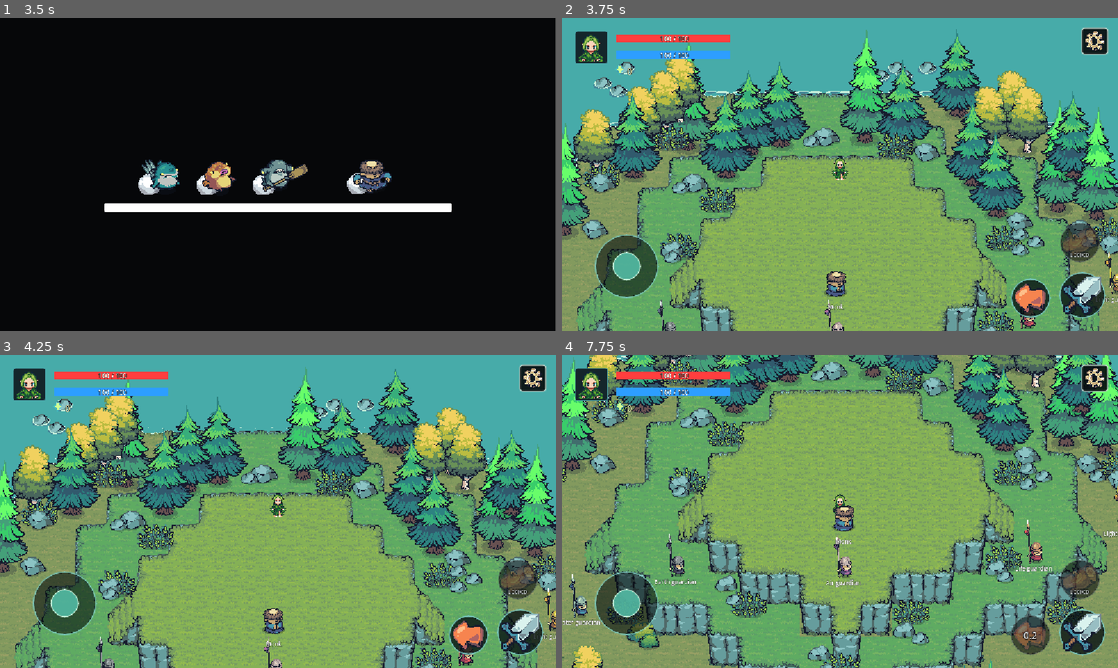
Above: before the commit, frames 1-4 (two rows, left to right).
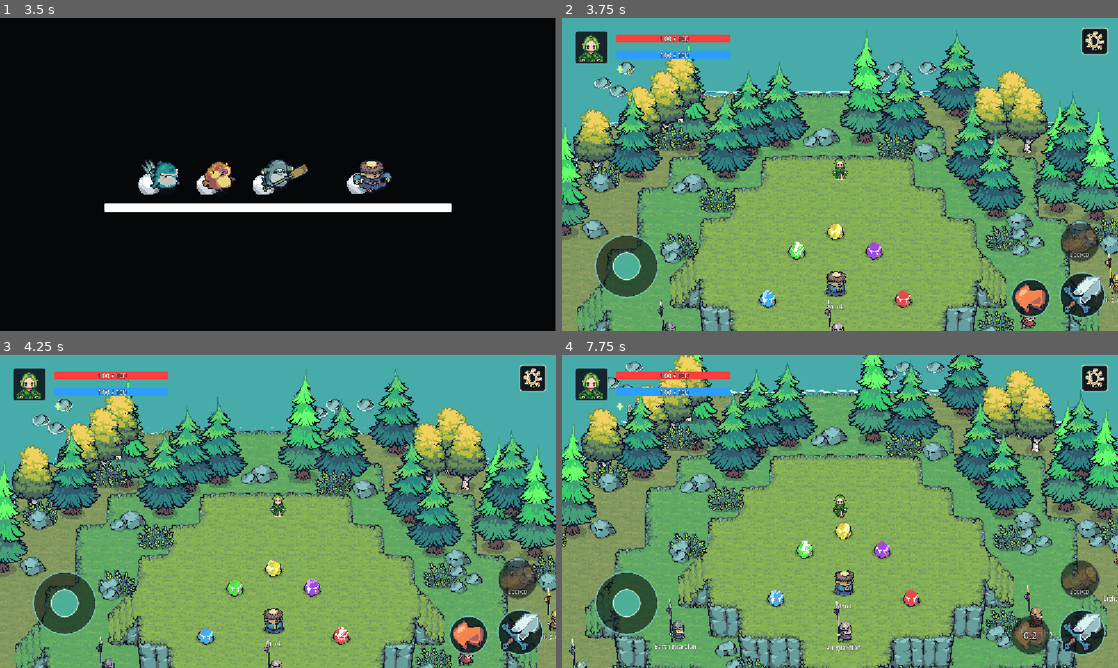
Above: after the commit, the same moments.

Repository: triqanforwork-collab/2DGameProject
Game: Godot game, scene res://scenes/ui/LoadingScreen.tscn
Same seed, same stepped clock (60 frames per second), same inputs: the game is played once before the commit and once after it.
Inputs (mouse positions are in pixels of both pictures, inside the frame that each line leads up to):
- Up to frame 1 (3.5 s): move the mouse to (400, 158) at 0.52 s; hold D (move_right) 0.53-1.25 s; tap Space (attack) at 0.6 s; click (400, 158) at 0.67 s; click (200, 102) at 1.25 s; click (200, 102) at 2 s; click (233, 193) at 2.75 s
- Up to frame 2 (3.75 s): drag from (728, 190) to (812, 237) at 3.52 s
- Up to frame 3 (4.25 s): no input
- Up to frame 4 (7.75 s): move the mouse to (895, 442) at 4.27 s; hold D (move_right) 4.28-5 s; tap H (heal) at 4.35 s; drag from (812, 574) to (956, 661) at 5.02 s; move the mouse to (1006, 558) at 5.77 s; hold A (move_left) 5.78-6.5 s; hold R (return_to_main) 5.78-6.5 s; drag from (673, 464) to (1034, 661) at 6.52 s; move the mouse to (867, 511) at 7.27 s; hold S (move_down) from 7.28 s (still down); tap Shift (dash) at 7.35 s; click (867, 511) at 7.42 s

Frame 1 is identical in both runs. In frame 2, 0.7% of the frame differs, in the area x 35-64%, y 65-93%; in frame 3, 0.7%; in frame 4, 71%, in the area x 0-100%, y 0-100%.

Commit message:
Add animated energy stones and progression design

Diff:
--- /dev/null
+++ b/resources/shaders/energy_stone_recolor.gdshader
@@ -0,0 +1,30 @@
+shader_type canvas_item;
+
+uniform float target_hue : hint_range(0.0, 1.0) = 0.16;
+
+vec3 rgb_to_hsv(vec3 color) {
+	vec4 k = vec4(0.0, -1.0 / 3.0, 2.0 / 3.0, -1.0);
+	vec4 p = mix(vec4(color.bg, k.wz), vec4(color.gb, k.xy), step(color.b, color.g));
+	vec4 q = mix(vec4(p.xyw, color.r), vec4(color.r, p.yzx), step(p.x, color.r));
+	float delta = q.x - min(q.w, q.y);
+	float epsilon = 1.0e-10;
+	return vec3(abs(q.z + (q.w - q.y) / (6.0 * delta + epsilon)), delta / (q.x + epsilon), q.x);
+}
+
+vec3 hsv_to_rgb(vec3 color) {
+	vec3 p = abs(fract(color.xxx + vec3(0.0, 2.0 / 3.0, 1.0 / 3.0)) * 6.0 - 3.0);
+	return color.z * mix(vec3(1.0), clamp(p - 1.0, 0.0, 1.0), color.y);
+}
+
+void fragment() {
+	vec4 source = texture(TEXTURE, UV);
+	vec3 hsv = rgb_to_hsv(source.rgb);
+	bool is_crystal = hsv.x >= 0.08 && hsv.x <= 0.22 && hsv.y >= 0.25 && hsv.z >= 0.25;
+
+	if (is_crystal) {
+		hsv.x = target_hue;
+		source.rgb = hsv_to_rgb(hsv);
+	}
+
+	COLOR = source;
+}
--- a/scenes/maps/main.tscn
+++ b/scenes/maps/main.tscn
@@ -21,6 +21,8 @@
 [ext_resource type="PackedScene" uid="uid://ybgb23q3rkf" path="res://scenes/npc/YellowLancer.tscn" id="19_yellow"]
 [ext_resource type="PackedScene" path="res://scenes/ui/ConfirmationDialog.tscn" id="20_dialog"]
 [ext_resource type="AudioStream" uid="uid://fnteqekbug7" path="res://assets/audio/music/bgm_main_area.mp3" id="21_bgm"]
+[ext_resource type="Texture2D" path="res://assets/environment/energy_stones/energy_stone_highlight.png" id="22_energy_stone"]
+[ext_resource type="Shader" path="res://resources/shaders/energy_stone_recolor.gdshader" id="23_energy_stone_shader"]
 
 [sub_resource type="TileSetAtlasSource" id="TileSetAtlasSource_jmgym"]
 texture = ExtResource("2_drsin")
@@ -178,6 +180,79 @@
 sources/9 = SubResource("TileSetAtlasSource_r2m11")
 sources/10 = SubResource("TileSetAtlasSource_og0nh")
 
+[sub_resource type="ShaderMaterial" id="ShaderMaterial_water_stone"]
+shader = ExtResource("23_energy_stone_shader")
+shader_parameter/target_hue = 0.56
+
+[sub_resource type="ShaderMaterial" id="ShaderMaterial_earth_stone"]
+shader = ExtResource("23_energy_stone_shader")
+shader_parameter/target_hue = 0.32
+
+[sub_resource type="ShaderMaterial" id="ShaderMaterial_light_stone"]
+shader = ExtResource("23_energy_stone_shader")
+shader_parameter/target_hue = 0.16
+
+[sub_resource type="ShaderMaterial" id="ShaderMaterial_air_stone"]
+shader = ExtResource("23_energy_stone_shader")
+shader_parameter/target_hue = 0.76
+
+[sub_resource type="ShaderMaterial" id="ShaderMaterial_life_stone"]
+shader = ExtResource("23_energy_stone_shader")
+shader_parameter/target_hue = 0.0
+
+[sub_resource type="AtlasTexture" id="AtlasTexture_energy_stone_0"]
+atlas = ExtResource("22_energy_stone")
+region = Rect2(0, 0, 128, 128)
+
+[sub_resource type="AtlasTexture" id="AtlasTexture_energy_stone_1"]
+atlas = ExtResource("22_energy_stone")
+region = Rect2(128, 0, 128, 128)
+
+[sub_resource type="AtlasTexture" id="AtlasTexture_energy_stone_2"]
+atlas = ExtResource("22_energy_stone")
+region = Rect2(256, 0, 128, 128)
+
+[sub_resource type="AtlasTexture" id="AtlasTexture_energy_stone_3"]
+atlas = ExtResource("22_energy_stone")
+region = Rect2(384, 0, 128, 128)
+
+[sub_resource type="AtlasTexture" id="AtlasTexture_energy_stone_4"]
+atlas = ExtResource("22_energy_stone")
+region = Rect2(512, 0, 128, 128)
+
+[sub_resource type="AtlasTexture" id="AtlasTexture_energy_stone_5"]
+atlas = ExtResource("22_energy_stone")
+region = Rect2(640, 0, 128, 128)
+
+[sub_resource type="SpriteFrames" id="SpriteFrames_energy_stone"]
+animations = [{
+"frames": [{
+"duration": 1.0,
+"texture": SubResource("AtlasTexture_energy_stone_0")
+}, {
+"duration": 1.0,
+"texture": SubResource("AtlasTexture_energy_stone_1")
+}, {
+"duration": 1.0,
+"texture": SubResource("AtlasTexture_energy_stone_2")
+}, {
+"duration": 1.0,
+"texture": SubResource("AtlasTexture_energy_stone_3")
+}, {
+"duration": 1.0,
+"texture": SubResource("AtlasTexture_energy_stone_4")
+}, {
+"duration": 1.0,
+"texture": SubResource("AtlasTexture_energy_stone_5")
+}],
+"loop": true,
+"name": &"sparkle",
+"speed": 6.0
+}]
+
+[sub_resource type="CircleShape2D" id="CircleShape2D_energy_stone"]
+radius = 20.0
+
 [node name="Main" type="Node2D" unique_id=1065976659]
 metadata/_edit_horizontal_guides_ = [-322.0]
 
@@ -247,6 +322,90 @@
 [node name="Monk" parent="TileMap/NPCs" unique_id=21564800 instance=ExtResource("14_monk")]
 position = Vector2(603, 493)
 
+[node name="WaterStone" type="StaticBody2D" parent="TileMap/NPCs" groups=["energy_stone"]]
+position = Vector2(463, 493)
+metadata/region = "water"
+
+[node name="AnimatedSprite2D" type="AnimatedSprite2D" parent="TileMap/NPCs/WaterStone"]
+texture_filter = 1
+material = SubResource("ShaderMaterial_water_stone")
+scale = Vector2(0.75, 0.75)
+sprite_frames = SubResource("SpriteFrames_energy_stone")
+animation = &"sparkle"
+autoplay = "sparkle"
+
+[node name="CollisionShape2D" type="CollisionShape2D" parent="TileMap/NPCs/WaterStone"]
+position = Vector2(0, 6)
+shape = SubResource("CircleShape2D_energy_stone")
+
+[node name="EarthStone" type="StaticBody2D" parent="TileMap/NPCs" groups=["energy_stone"]]
+position = Vector2(523, 393)
+metadata/region = "earth"
+
+[node name="AnimatedSprite2D" type="AnimatedSprite2D" parent="TileMap/NPCs/EarthStone"]
+texture_filter = 1
+material = SubResource("ShaderMaterial_earth_stone")
+scale = Vector2(0.75, 0.75)
+sprite_frames = SubResource("SpriteFrames_energy_stone")
+animation = &"sparkle"
+autoplay = "sparkle"
+frame = 1
+
+[node name="CollisionShape2D" type="CollisionShape2D" parent="TileMap/NPCs/EarthStone"]
+position = Vector2(0, 6)
+shape = SubResource("CircleShape2D_energy_stone")
+
+[node name="LightStone" type="StaticBody2D" parent="TileMap/NPCs" groups=["energy_stone"]]
+position = Vector2(603, 353)
+metadata/region = "light"
+
+[node name="AnimatedSprite2D" type="AnimatedSprite2D" parent="TileMap/NPCs/LightStone"]
+texture_filter = 1
+material = SubResource("ShaderMaterial_light_stone")
+scale = Vector2(0.75, 0.75)
+sprite_frames = SubResource("SpriteFrames_energy_stone")
+animation = &"sparkle"
+autoplay = "sparkle"
+frame = 2
+
+[node name="CollisionShape2D" type="CollisionShape2D" parent="TileMap/NPCs/LightStone"]
+position = Vector2(0, 6)
+shape = SubResource("CircleShape2D_energy_stone")
+
+[node name="AirStone" type="StaticBody2D" parent="TileMap/NPCs" groups=["energy_stone"]]
+position = Vector2(683, 393)
+metadata/region = "air"
+
+[node name="AnimatedSprite2D" type="AnimatedSprite2D" parent="TileMap/NPCs/AirStone"]
+texture_filter = 1
+material = SubResource("ShaderMaterial_air_stone")
+scale = Vector2(0.75, 0.75)
+sprite_frames = SubResource("SpriteFrames_energy_stone")
+animation = &"sparkle"
+autoplay = "sparkle"
+frame = 3
+
+[node name="CollisionShape2D" type="CollisionShape2D" parent="TileMap/NPCs/AirStone"]
+position = Vector2(0, 6)
+shape = SubResource("CircleShape2D_energy_stone")
+
+[node name="LifeStone" type="StaticBody2D" parent="TileMap/NPCs" groups=["energy_stone"]]
+position = Vector2(743, 493)
+metadata/region = "life"
+
+[node name="AnimatedSprite2D" type="AnimatedSprite2D" parent="TileMap/NPCs/LifeStone"]
+texture_filter = 1
+material = SubResource("ShaderMaterial_life_stone")
+scale = Vector2(0.75, 0.75)
+sprite_frames = SubResource("SpriteFrames_energy_stone")
+animation = &"sparkle"
+autoplay = "sparkle"
+frame = 4
+
+[node name="CollisionShape2D" type="CollisionShape2D" parent="TileMap/NPCs/LifeStone"]
+position = Vector2(0, 6)
+shape = SubResource("CircleShape2D_energy_stone")
+
 [node name="BlackLancer" parent="TileMap/NPCs" unique_id=946809432 instance=ExtResource("15_black")]
 position = Vector2(255, 577)
 
Binary file added: assets/environment/energy_stones/energy_stone_highlight.png
Not shown, added: assets/environment/energy_stones/energy_stone_highlight.png.import
Not shown, added: resources/shaders/energy_stone_recolor.gdshader.uid
Not shown, changed: PROJECT_CONTEXT.md
